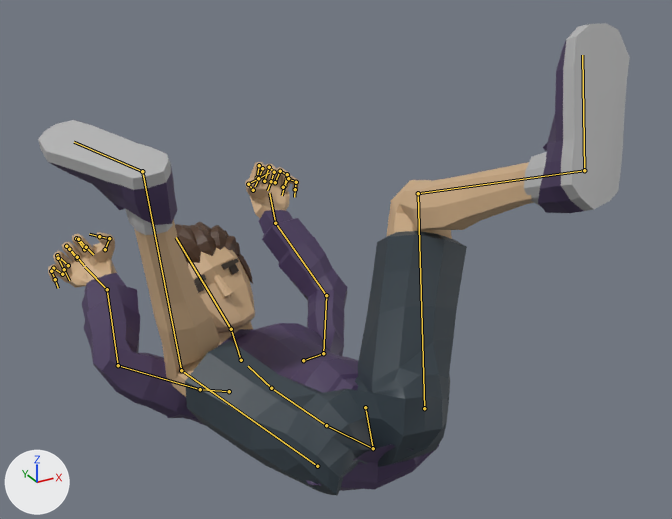
One commit to the glTF model assets/models/characters/civilians/civ_m_casual.glb: the scene before it, then after it.
Rendered twice from a 50 mm lens placed at (-0.76, -1.642, 1.221), pointed at (0.068, -0.137, 0.468). Lighting does not change. The marker at lower left points along +X, +Y and +Z. The first picture is the older version. Both versions are drawn at frame 7 of the action 'roll'; the numbers are the values there. The bones that change, and the others that lie on the model, are drawn over the model as lines.

Names of what the first picture shows: 'Casual_Body', 'Casual_Feet', 'Casual_Head', 'Casual_Legs'.
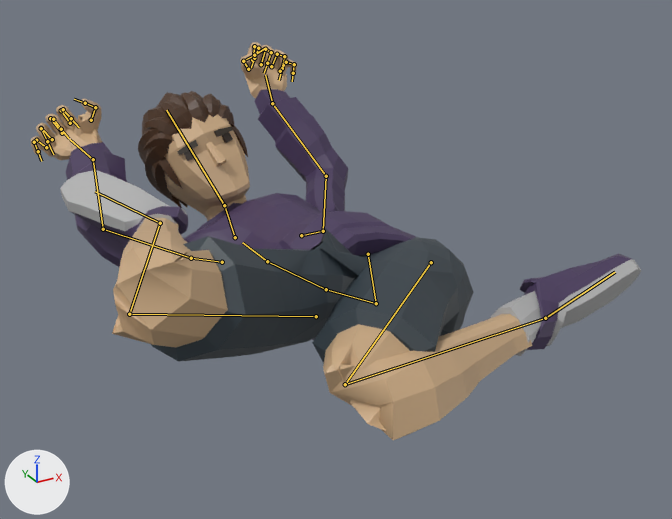
Boxes [x1, y1, x2, y2] around the edits, measured in the pictures (672 x 519 px):
'Casual_Legs', posed (33% shorter)
    before: [134, 162, 534, 495]
    after: [112, 218, 532, 440]
'Casual_Body', posed
    before: [48, 162, 439, 491]
    after: [31, 42, 416, 340]
'Casual_Feet', posed (12% shorter)
    before: [38, 23, 630, 235]
    after: [60, 170, 641, 356]
'Casual_Head', posed
    before: [175, 222, 255, 346]
    after: [138, 91, 250, 221]
bone 'mixamorig:Hips', root to tip
    before: (365, 407) to (373, 448)
    after: (368, 254) to (376, 303)
bone 'mixamorig:LeftUpLeg', root to tip
    before: (424, 408) to (418, 193)
    after: (431, 262) to (345, 384)
bone 'mixamorig:LeftLeg', root to tip
    before: (418, 193) to (584, 170)
    after: (345, 384) to (545, 318)
bone 'mixamorig:LeftFoot', root to tip
    before: (584, 170) to (582, 55)
    after: (545, 318) to (615, 272)
bone 'mixamorig:RightUpLeg', root to tip
    before: (317, 466) to (181, 370)
    after: (316, 316) to (129, 314)
bone 'mixamorig:RightLeg', root to tip
    before: (181, 370) to (142, 171)
    after: (129, 314) to (160, 223)
bone 'mixamorig:RightFoot', root to tip
    before: (142, 171) to (74, 142)
    after: (160, 223) to (95, 191)

Diff of the bpy script that builds the scene:
```diff
--- a/assets/models/characters/civilians/civ_m_casual.glb.py
+++ b/assets/models/characters/civilians/civ_m_casual.glb.py
@@ bone_mixamorig_hips @@
 bone_mixamorig_hips = bpy.data.objects['Armature'].pose.bones['mixamorig:Hips']  # child of 'Root'
-bone_mixamorig_hips.location = (0.0, -0.658, 0.226)
+bone_mixamorig_hips.location = (0.0, -0.351, 0.269)
@@ bone_mixamorig_leftupleg @@
 bone_mixamorig_leftupleg = bpy.data.objects['Armature'].pose.bones['mixamorig:LeftUpLeg']  # child of 'mixamorig:Hips'
-bone_mixamorig_leftupleg.rotation_quaternion = (-0.909, 0.232, 0.016, -0.318)  # degrees (-26, 7, 37)
+bone_mixamorig_leftupleg.rotation_quaternion = (0.67, 0.451, 0.05, -0.312)  # degrees (59, 28, -34)
@@ bone_mixamorig_leftleg @@
 bone_mixamorig_leftleg = bpy.data.objects['Armature'].pose.bones['mixamorig:LeftLeg']  # child of 'mixamorig:LeftUpLeg'
-bone_mixamorig_leftleg.rotation_quaternion = (0.693, 0.721, 0.002, 0.001)  # degrees (92, 0, 0)
+bone_mixamorig_leftleg.rotation_quaternion = (0.071, 0.18, -0.256, -0.835)  # degrees (37, 19, -164)
@@ bone_mixamorig_leftfoot @@
 bone_mixamorig_leftfoot = bpy.data.objects['Armature'].pose.bones['mixamorig:LeftFoot']  # child of 'mixamorig:LeftLeg'
-bone_mixamorig_leftfoot.rotation_quaternion = (0.997, 0.029, -0.037, 0.045)  # degrees (3, -4, 5)
+bone_mixamorig_leftfoot.rotation_quaternion = (0.645, 0.602, -0.264, 0.031)  # degrees (91, -26, -21)
@@ bone_mixamorig_rightupleg @@
 bone_mixamorig_rightupleg = bpy.data.objects['Armature'].pose.bones['mixamorig:RightUpLeg']  # child of 'mixamorig:Hips'
-bone_mixamorig_rightupleg.rotation_quaternion = (-0.701, 0.075, -0.089, 0.703)  # degrees (-13, 1, -90)
+bone_mixamorig_rightupleg.rotation_quaternion = (-0.69, 0.431, -0.541, 0.117)  # degrees (-89, 42, -60)
@@ bone_mixamorig_rightleg @@
 bone_mixamorig_rightleg = bpy.data.objects['Armature'].pose.bones['mixamorig:RightLeg']  # child of 'mixamorig:RightUpLeg'
-bone_mixamorig_rightleg.rotation_quaternion = (0.713, 0.698, -0.002, -0.001)  # degrees (89, 0, 0)
+bone_mixamorig_rightleg.rotation_quaternion = (0.339, -0.147, 0.035, -0.9)  # degrees (-10, -15, -137)
@@ bone_mixamorig_rightfoot @@
 bone_mixamorig_rightfoot = bpy.data.objects['Armature'].pose.bones['mixamorig:RightFoot']  # child of 'mixamorig:RightLeg'
-bone_mixamorig_rightfoot.rotation_quaternion = (0.993, 0.044, -0.045, 0.096)  # degrees (5, -6, 11)
+bone_mixamorig_rightfoot.rotation_quaternion = (0.508, 0.635, -0.568, 0.012)  # degrees (127, -37, -65)
```
